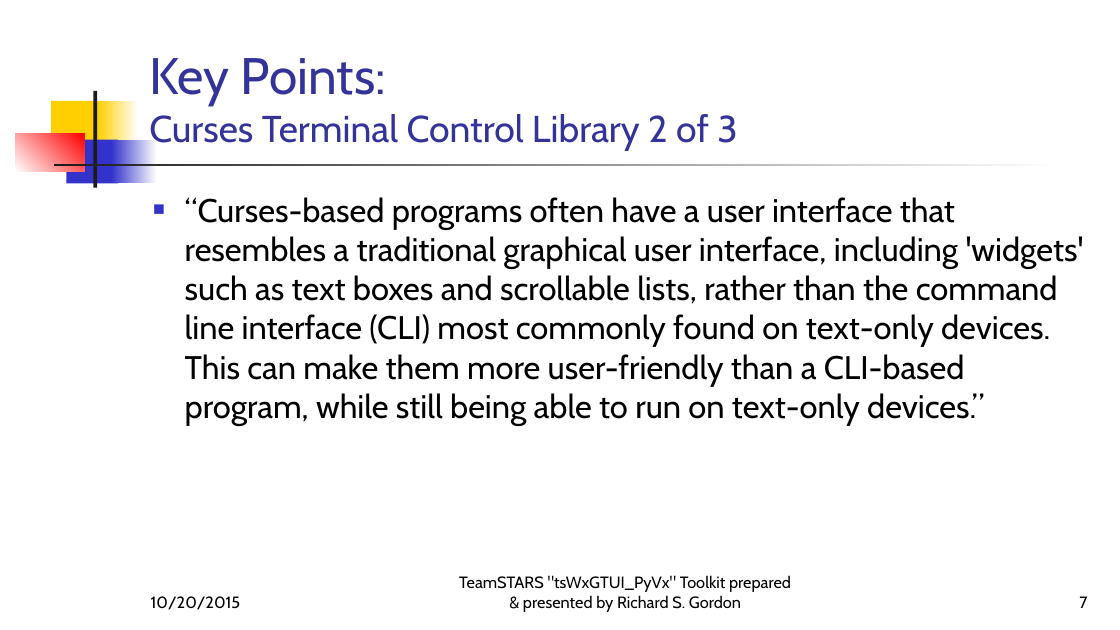
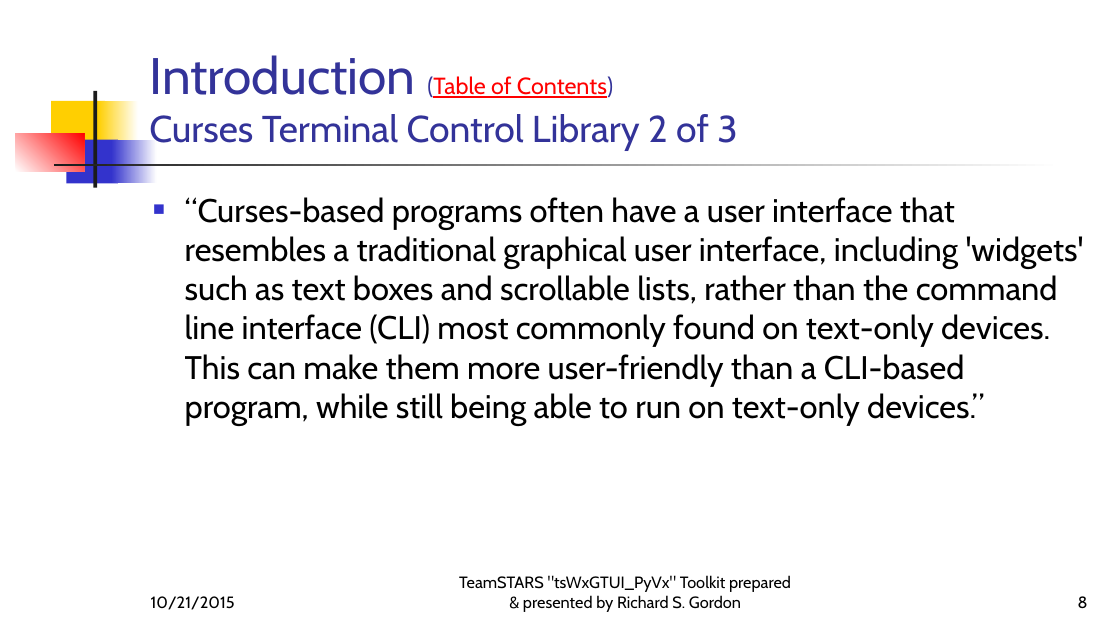
Before and after one commit to rigordo959/tsWxGTUI_PyVx_Repository, a slide deck: slide 8 of Notebooks/EngineeringNotebook/MS-PowerPoint-Files/tsWxGTUI_PyVx.pptx (slide 7 before the commit). Drawn at 1120x630 pixels with LibreOffice and Linux fonts; fonts in the diff are those of the drawing. Boxes give left, top, right and bottom in pixels: in the first picture for what was removed or moved away, otherwise in the second. Text is boxed around its words. In the diff, an @@ line names an element or a change of style, - is before the commit and + after.

Commit message:
Re-organize and clarify MS PowerPoint Presentation.

```diff
--- a/Notebooks/EngineeringNotebook/MS-PowerPoint-Files/tsWxGTUI_PyVx.pptx
+++ b/Notebooks/EngineeringNotebook/MS-PowerPoint-Files/tsWxGTUI_PyVx.pptx
@@ title at (149, 55, 737, 150): text changed @@
-Key Points:
-Curses Terminal Control Library 2 of 3
+Introduction (Table of Contents)
+Curses Terminal Control Library 2 of 3
@@ text at (151, 596, 235, 610): text changed @@
-10/20/2015
+10/21/2015
@@ page number at (1078, 596, 1088, 609): text changed @@
-7
+8
```
Also in this commit, not shown: 57 other slides changed, 1 slide added, 4 slides removed.
